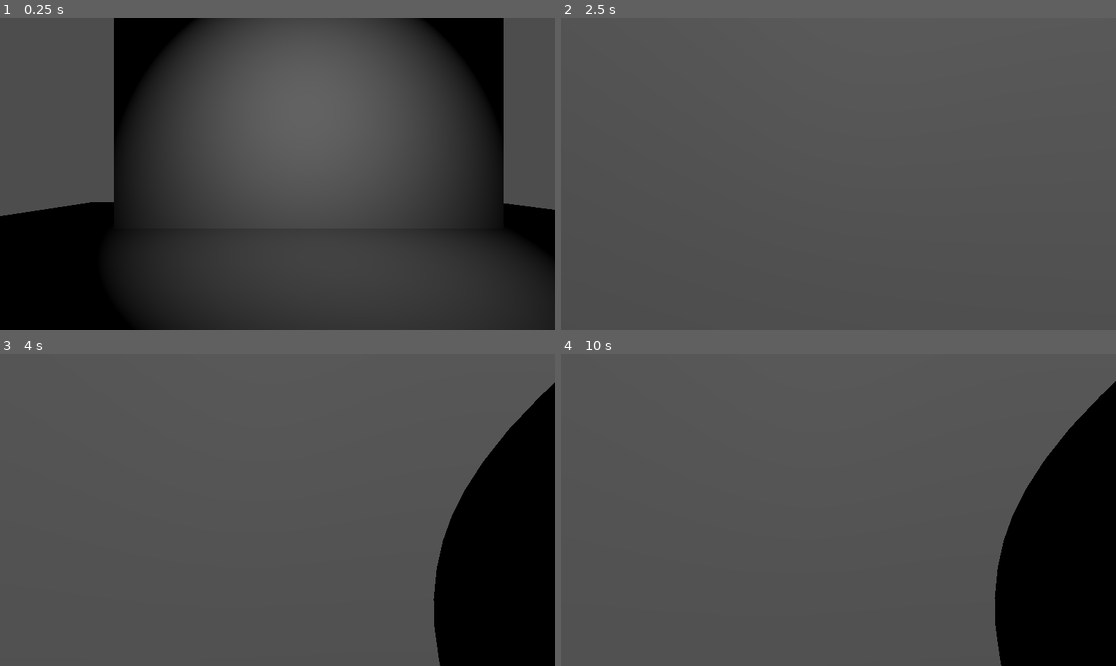
Above: before the commit, frames 1-4 (two rows, left to right).
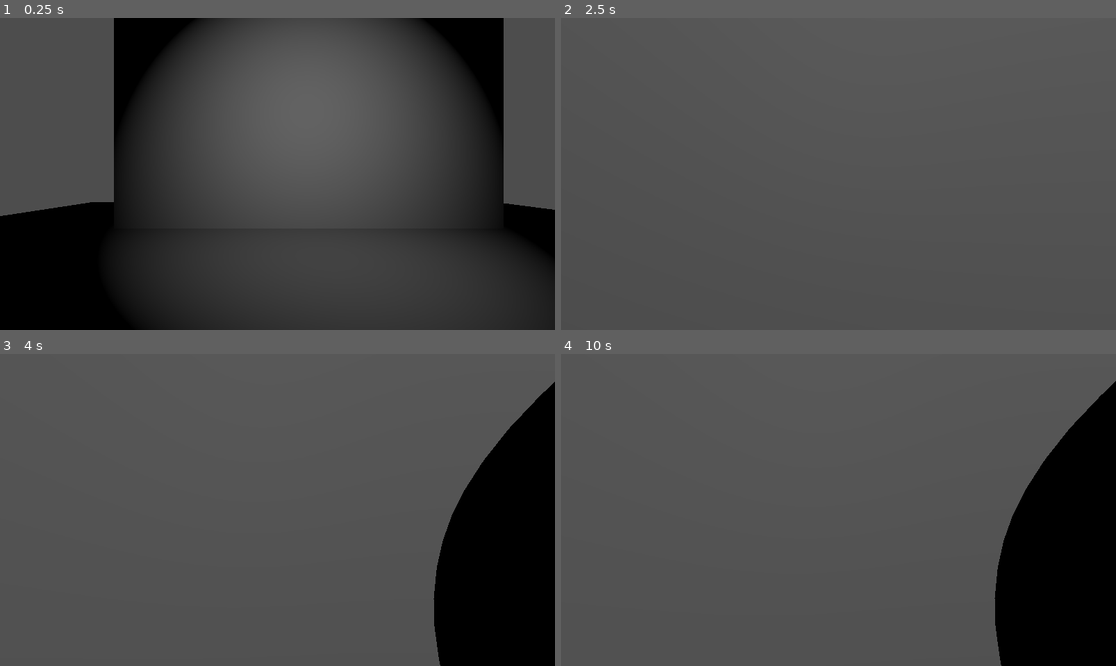
Above: after the commit, the same moments.

Repository: Tegiminis/accidental-discharge
Game: Godot game, scene res://main.tscn
Two runs of this game, one before a commit and one after it. Both use one fixed random seed, a clock stepped at 60 frames per second and the inputs below.
Inputs (mouse positions are in pixels of both pictures, inside the frame that each line leads up to):
- Up to frame 1 (0.25 s): no input
- Up to frame 2 (2.5 s): tap Enter (ui_accept) at 0.5 s; move the mouse to (866, 174) at 0.52 s; hold W (forward) from 0.53 s (still down); click (866, 174) at 0.6 s; tap Space (jump) at 0.77, 1.52 s; move the mouse to (810, 174) at 1.27 s; click (810, 174) at 1.35 s; move the mouse to (849, 167) at 2.02 s; click (849, 167) at 2.1 s
- Up to frame 3 (4 s): keep holding W (forward); tap Enter (ui_accept) at 2.75, 3.5 s; move the mouse to (271, 516) at 2.77 s; click (271, 516) at 2.85 s; tap Space (jump) at 3.02, 3.77 s; move the mouse to (316, 513) at 3.52 s; click (316, 513) at 3.6 s
- Up to frame 4 (10 s): move the mouse to (794, 506) at 4.27 s; click (794, 506) at 4.35 s; tap Space (jump) at 4.52, 6.02, 6.77, 7.52, 9.02, 9.77 s; tap Enter (ui_accept) at 5, 5.75, 6.5 s; move the mouse to (844, 510) at 5.02 s; click (844, 510) at 5.1 s; move the mouse to (816, 503) at 5.77 s; release W (forward) at 5.78 s; hold D (right) 5.78-6.53 s; click (816, 503) at 5.85 s; move the mouse to (866, 510) at 6.52 s; hold W (forward) 6.53-8.78 s; click (866, 510) at 6.6 s; move the mouse to (810, 510) at 7.27 s; click (810, 510) at 7.35 s; move the mouse to (849, 503) at 8.02 s; click (849, 503) at 8.1 s; move the mouse to (832, 516) at 8.77 s; hold A (left) 8.78-9.53 s; click (832, 516) at 8.85 s; move the mouse to (877, 513) at 9.52 s; hold W (forward) from 9.53 s (still down); click (877, 513) at 9.6 s

Frames 1-2 are identical in both runs. In frame 3, less than 0.1% of the frame differs, in the area x 78-100%, y 8-100%; in frame 4, less than 0.1%.

Commit message:
added targeting and damage to discharge

Diff:
--- a/main.tscn
+++ b/main.tscn
@@ -25,6 +25,8 @@
 
 [sub_resource type="ConvexPolygonShape3D" id="ConvexPolygonShape3D_h2yge"]
 points = PackedVector3Array(10, 10, 0.5, 10, 10, -0.5, -10, 10, 0.5, 10, -10, 0.5, 10, -10, -0.5, -10, 10, -0.5, -10, -10, 0.5, -10, -10, -0.5)
+
+[sub_resource type="CapsuleShape3D" id="CapsuleShape3D_0xm2m"]
 
 [node name="Main" type="Node3D"]
 
@@ -56,3 +58,11 @@
 light_energy = 9.404
 spot_range = 29.0888
 spot_angle = 29.9303
+
+[node name="CharacterBody3D" type="CharacterBody3D" parent="."]
+transform = Transform3D(1, 0, 0, 0, 1, 0, 0, 0, 1, 0, 2.79555, -6.68288)
+collision_layer = 4
+collision_mask = 3
+
+[node name="CollisionShape3D" type="CollisionShape3D" parent="CharacterBody3D"]
+shape = SubResource("CapsuleShape3D_0xm2m")
--- a/objects/discharge.gd
+++ b/objects/discharge.gd
@@ -2,6 +2,7 @@
 class_name Discharge
 
 @export var debug_persist : bool = true
+var damage = 0
 
 func _ready() -> void:
 	pass
@@ -14,6 +15,11 @@
 		var last_dist = null
 		for body in bodies:
 			var dist = global_position.distance_to(body.global_position)
-			if last_dist == null: last_dist = dist
-			elif last_dist > dist: last_dist = dist
+			if last_dist == null or last_dist > dist:
+				last_dist = dist
+				target = body
+		var hp : ComponentHealth = target.get("health")
+		if hp:
+			var injury = hp.injure(damage)
+			print(injury)
 		queue_free()
--- a/objects/discharge.tscn
+++ b/objects/discharge.tscn
@@ -15,7 +15,7 @@
 
 [node name="Discharge" type="Area3D"]
 collision_layer = 16
-collision_mask = 7
+collision_mask = 6
 script = ExtResource("1_wmbvm")
 
 [node name="CollisionShape3D" type="CollisionShape3D" parent="."]
--- a/objects/weapon.gd
+++ b/objects/weapon.gd
@@ -2,6 +2,7 @@
 class_name Weapon
 
 @export var on_hit : PackedScene
+@export var damage : int = 5
 
 func _ready() -> void:
 	pass
@@ -16,4 +17,5 @@
 		get_tree().get_root().add_child(discharge)
 		discharge.position = pos
 		discharge.look_at(to_global(norm))
+		discharge.damage = damage
 		queue_free()
Not shown: 1 places in main.tscn that only renumber resources
